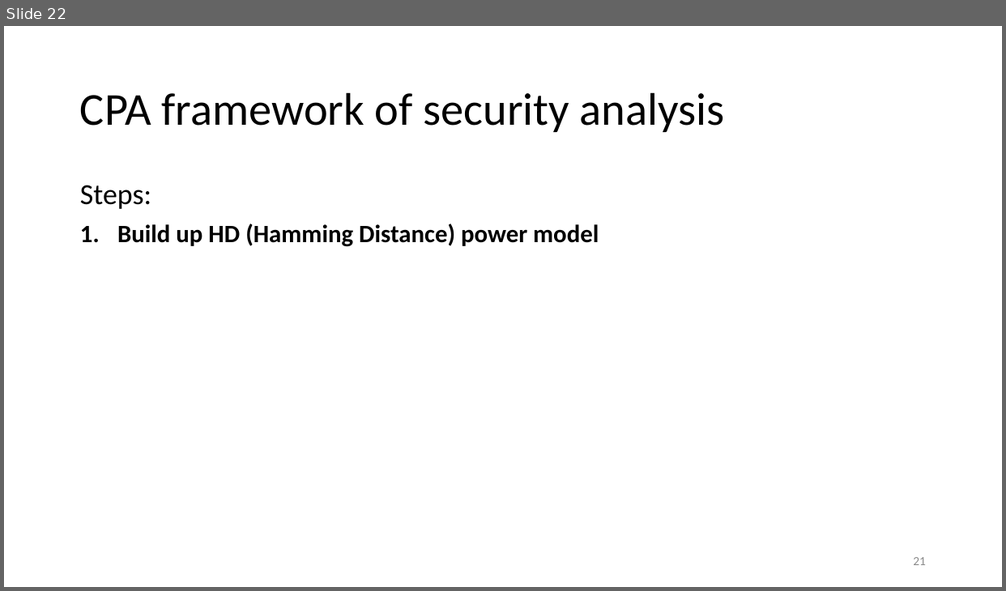
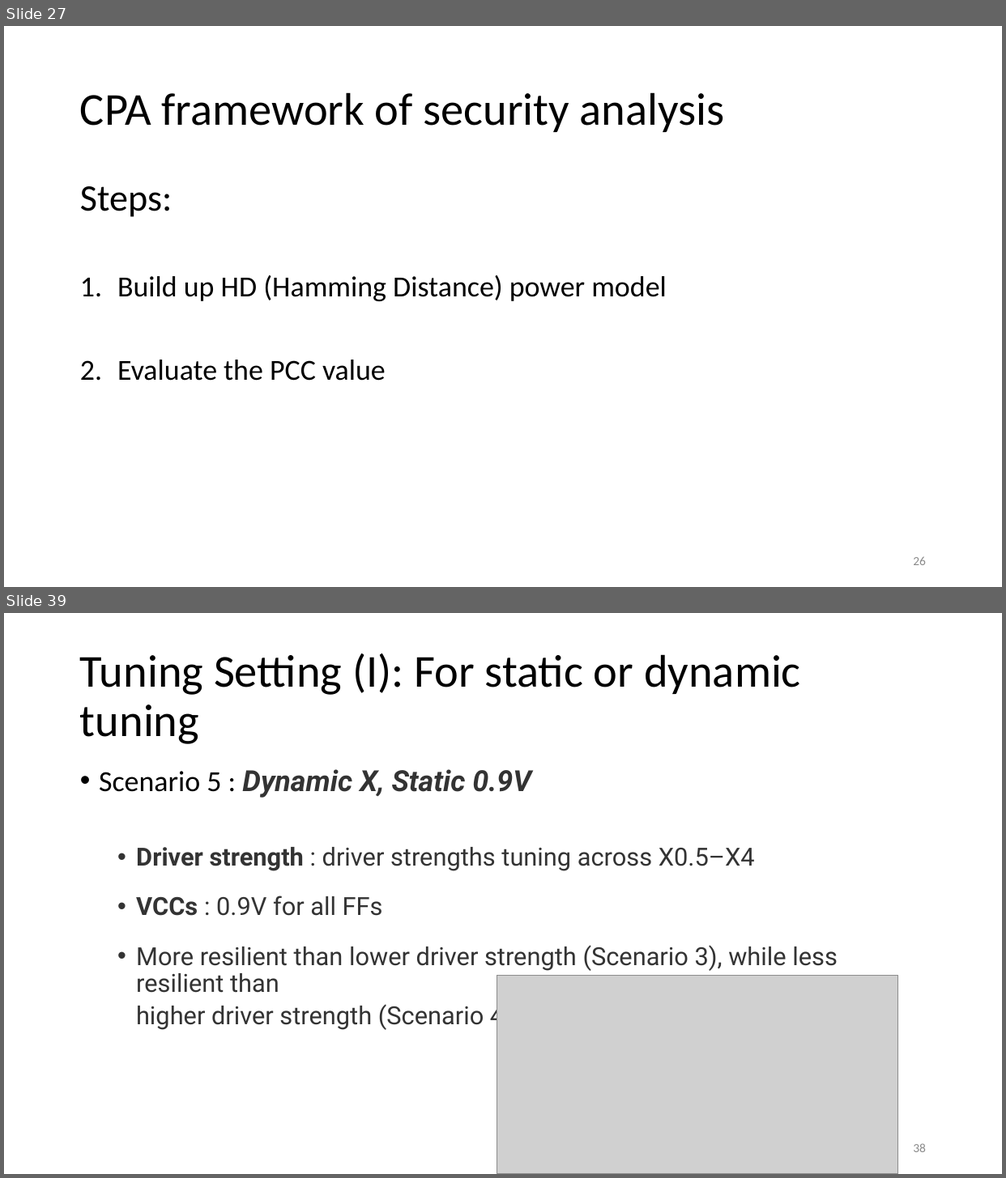
Before and after one commit to Pacific-Feng-Studuies/Studied-Papers, a slide deck: GM/X-Volt Joint Tuning of Driver Strengths and Supply Voltages/X-Volt Joint Tuning of Driver Strengths and Supply Voltages.pptx. Shown one above the other, each under a label of ours: slide 22 before the commit, slides 27 and 39 after it; the slides between them are not shown. The pictures are 1006x591 and 1006x1178 pixels, drawn with LibreOffice and Linux fonts; fonts in the diff are those of the drawing; grey boxes stand for pictures. Boxes give left, top, right and bottom in pixels: in the first picture for what was removed or moved away, otherwise in the second. Text is boxed around its words. In the diff, an @@ line names an element or a change of style, - is before the commit and + after.

```diff
--- a/GM/X-Volt Joint Tuning of Driver Strengths and Supply Voltages/X-Volt Joint Tuning of Driver Strengths and Supply Voltages.pptx
+++ b/GM/X-Volt Joint Tuning of Driver Strengths and Supply Voltages/X-Volt Joint Tuning of Driver Strengths and Supply Voltages.pptx
@@ slide 39 added at (4, 613, 1002, 1174), background #FFFFFF @@
@@ title added at (80, 653, 801, 744), 44 pt, text #000000 @@
+Tuning Setting (I): For static or dynamic tuning
@@ text added at (99, 769, 837, 1031), 24 pt, text #333333 @@
+• Scenario 5 : Dynamic X, Static 0.9V
+  • Driver strength : driver strengths tuning across X0.5–X4
+  • VCCs : 0.9V for all FFs
+  • More resilient than lower driver strength (Scenario 3), while less resilient than
+  higher driver strength (Scenario 4)
@@ picture added at (497, 975, 898, 1174) @@
@@ page number added at (913, 1144, 926, 1152), 12 pt, text #8C8C8C @@
+38
@@ what was slide 22 is now slide 27 @@
@@ slide 27 changed as well @@
@@ text at (80, 186, 667, 301): size 28 to 36 pt in "Steps:"; size 24 to 28 pt, bold off in "Build up HD (Hamming Distance) power model" @@
@@ text at (117, 360, 386, 381): paragraph added @@
+2. Evaluate the PCC value
@@ page number at (913, 557, 926, 565): text changed @@
-21
+26
```
Also in this commit, not shown: 4 other slides changed, 32 other slides added.
